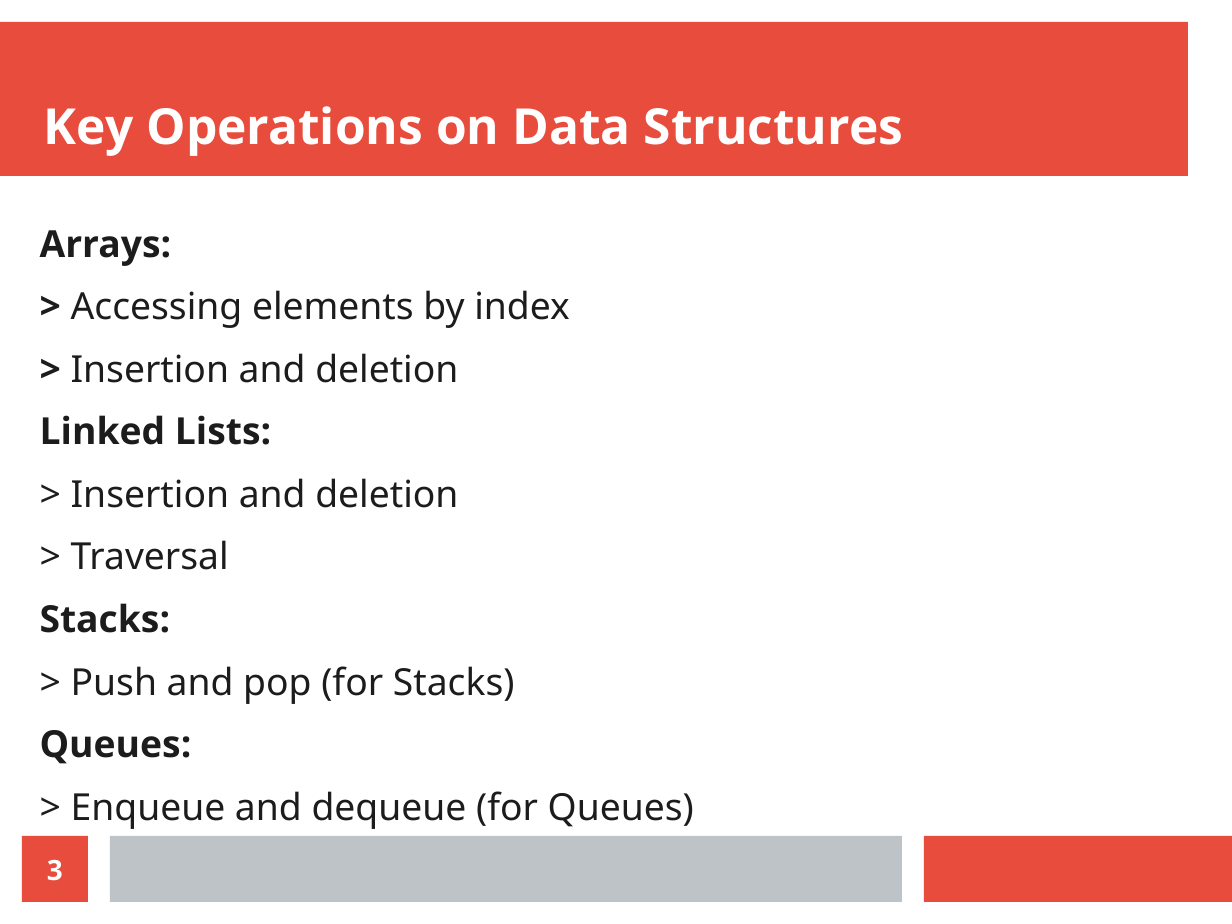
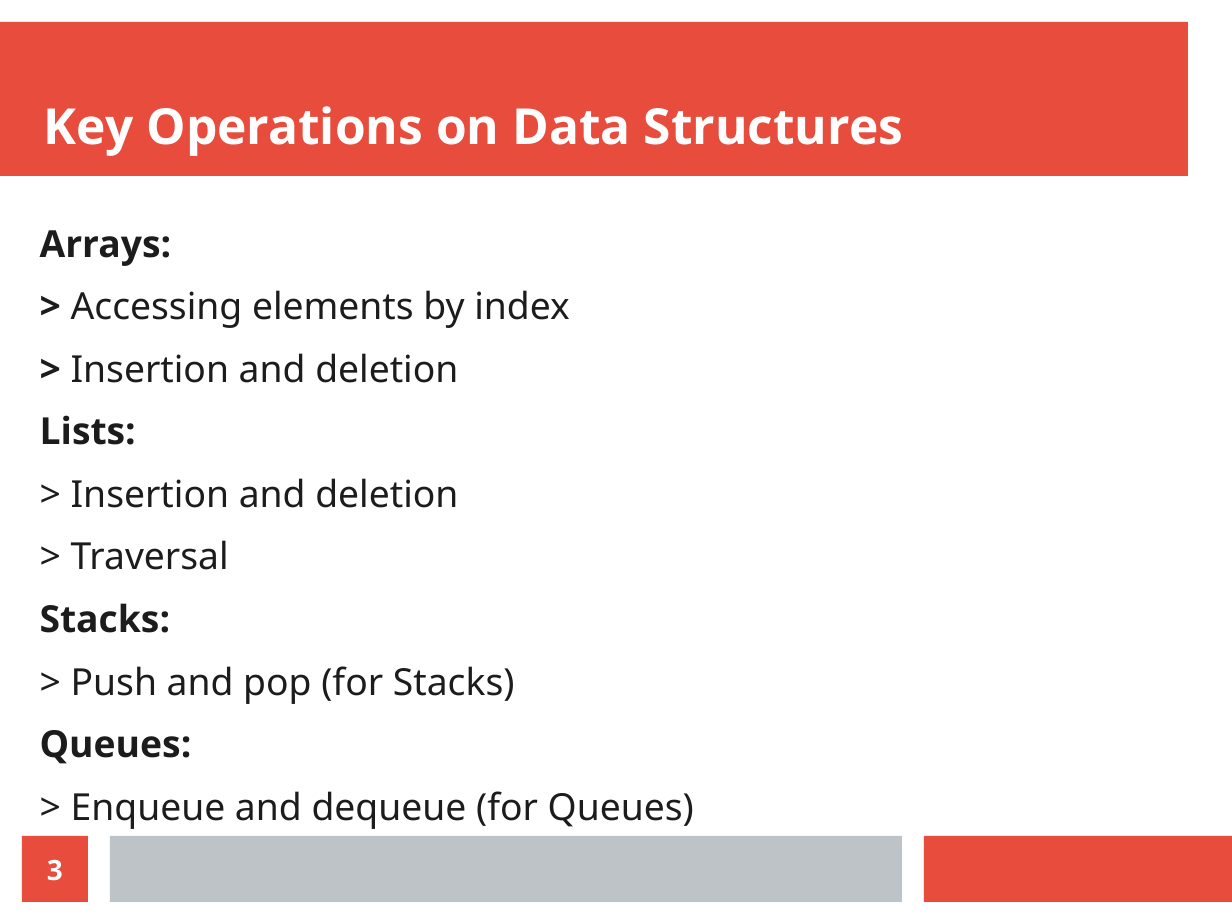
Before and after one commit to ramazansakin/patika-workshop-slides, a slide deck: slide 3 of Week2-Data-Structures.odp. Drawn at 1232x924 pixels with LibreOffice and Linux fonts; fonts in the diff are those of the drawing. Boxes give left, top, right and bottom in pixels: in the first picture for what was removed or moved away, otherwise in the second. Text is boxed around its words. In the diff, an @@ line names an element or a change of style, - is before the commit and + after.

```diff
--- a/Week2-Data-Structures.odp
+++ b/Week2-Data-Structures.odp
@@ text at bbox=[40, 415, 136, 445]: text changed @@
-Linked Lists:
+Lists:
```
Also in this commit, not shown: 1 other slide changed.
